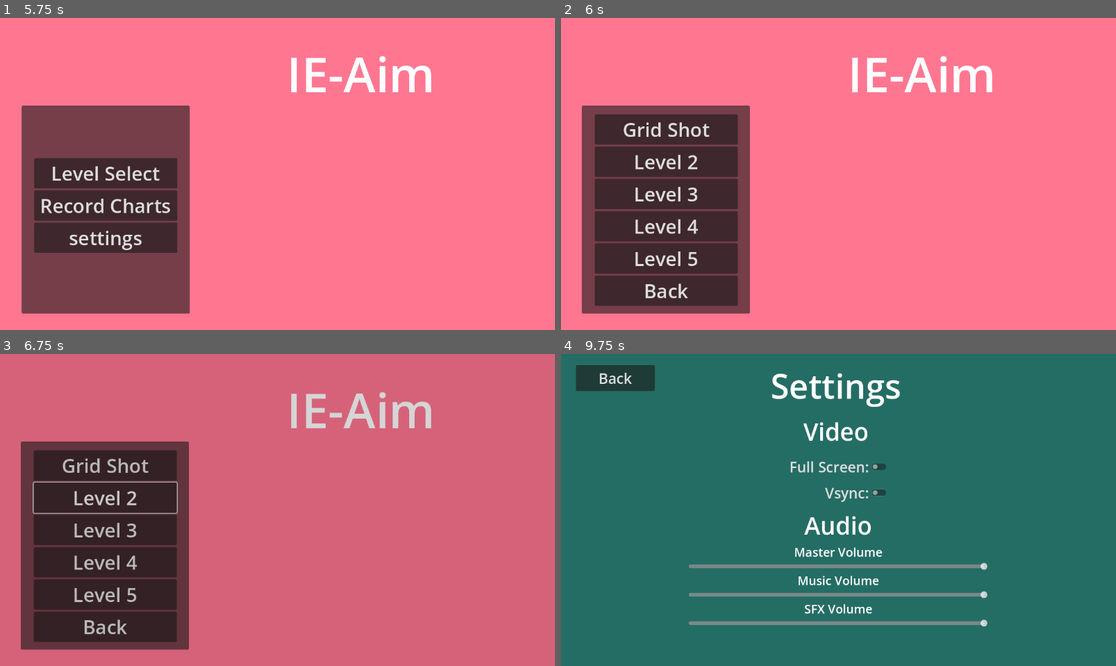
Above: before the commit, frames 1-4 (two rows, left to right).
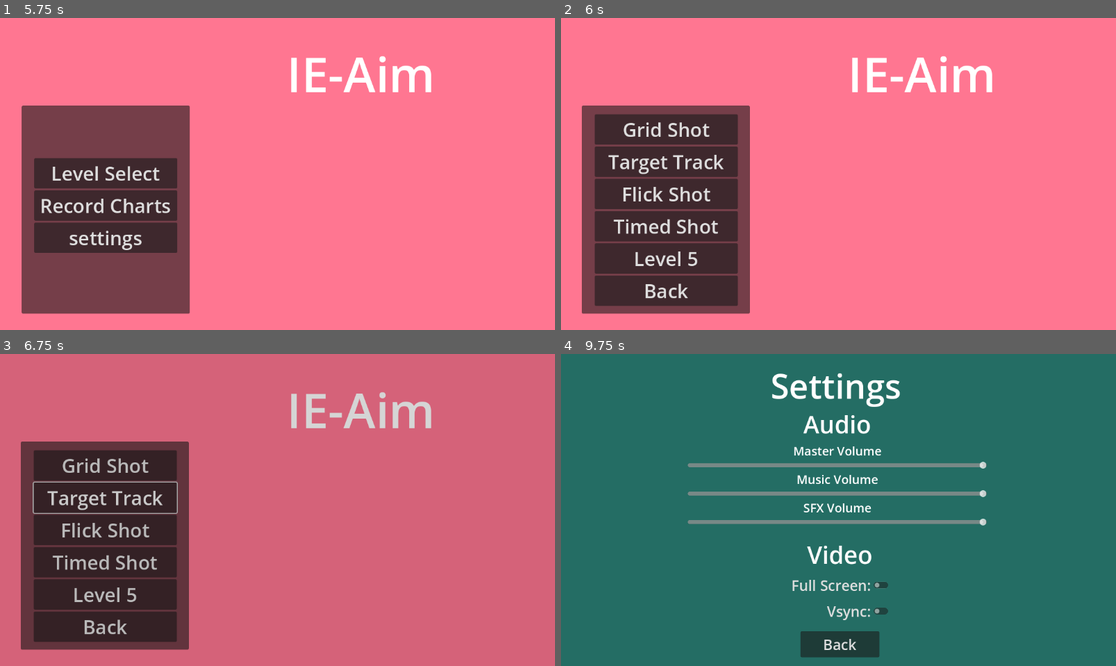
Above: after the commit, the same moments.

Repository: PureAsbestos/ie-aim
Game: Godot game, scene res://scenes/main.tscn
Two runs of this game, one before a commit and one after it. Both use one fixed random seed, a clock stepped at 60 frames per second and the inputs below.
Inputs (mouse positions are in pixels of both pictures, inside the frame that each line leads up to):
- Up to frame 1 (5.75 s): click "Record Charts" at 0.5 s; click "settings" at 1.25 s; move the mouse to (399, 158) at 2.02 s; tap Enter at 2.75 s; move the mouse to (166, 189) at 2.77 s; click "Back" at 3.5 s; move the mouse to (333, 105) at 4.27 s; click "Level Select" at 5 s
- Up to frame 2 (6 s): click "Level Select" at 5.75 s
- Up to frame 3 (6.75 s): click (105, 497) at 6.5 s, where only the run before the commit has a clickable "Level 2"
- Up to frame 4 (9.75 s): click (666, 497) at 7.25 s, where only the run after the commit has a clickable "Target Track"; move the mouse to (810, 572) at 8.02 s; move the mouse to (1005, 556) at 8.77 s; tap Escape (pause) at 9.4 s; click "Settings" at 9.5 s

Frame 1 is identical in both runs. In frame 2, 1.3% of the frame differs, in the area x 8-30%, y 43-70%; in frame 3, 1.3%; in frame 4, 9.1%, in the area x 2-77%, y 3-98%.

Commit message:
add small changes

Diff:
--- a/scenes/levels/level3.tscn
+++ b/scenes/levels/level3.tscn
@@ -21,8 +21,10 @@
 [node name="WorldEnvironment" type="WorldEnvironment" parent="."]
 environment = SubResource("Environment_v6n0q")
 
+[node name="Camera3D" type="Camera3D" parent="."]
+transform = Transform3D(1, 0, 0, 0, 1, 0, 0, 0, 1, 0, 0.888364, 0)
+current = true
+
 [node name="DirectionalLight3D" type="DirectionalLight3D" parent="."]
-transform = Transform3D(-0.866023, -0.433016, 0.250001, 0, 0.499998, 0.866027, -0.500003, 0.749999, -0.43301, 0, 0, 0)
+transform = Transform3D(0.999848, 0.0151142, -0.0087262, 0, 0.5, 0.866025, 0.0174524, -0.865894, 0.499924, 0, 3.69586, 0)
 shadow_enabled = true
-
-[node name="Camera3D" type="Camera3D" parent="."]
--- a/scenes/menus/achievements.tscn
+++ b/scenes/menus/charts.tscn
@@ -1,12 +1,12 @@
 [gd_scene load_steps=2 format=3 uid="uid://uhypuwevbn7a"]
 
-[ext_resource type="Script" path="res://scripts/achievements.gd" id="1_1lsws"]
+[ext_resource type="Script" path="res://scripts/charts.gd" id="1_dk4co"]
 
-[node name="achievements" type="Control"]
+[node name="charts" type="Control"]
 process_mode = 3
 layout_mode = 3
 anchors_preset = 0
-script = ExtResource("1_1lsws")
+script = ExtResource("1_dk4co")
 
 [node name="ColorRect" type="ColorRect" parent="."]
 layout_mode = 0
--- a/scenes/menus/pause.tscn
+++ b/scenes/menus/pause.tscn
@@ -1,7 +1,7 @@
 [gd_scene load_steps=4 format=3 uid="uid://c75ggam17ikbo"]
 
 [ext_resource type="Script" path="res://scripts/pause.gd" id="1_hp82j"]
-[ext_resource type="PackedScene" uid="uid://uhypuwevbn7a" path="res://scenes/menus/achievements.tscn" id="2_i0575"]
+[ext_resource type="PackedScene" uid="uid://uhypuwevbn7a" path="res://scenes/menus/charts.tscn" id="2_i0575"]
 [ext_resource type="PackedScene" uid="uid://cwfm6a0rfv30" path="res://scenes/menus/settings.tscn" id="3_u77qi"]
 
 [node name="p" type="Control"]
@@ -40,10 +40,11 @@
 theme_override_font_sizes/font_size = 25
 text = "Settings"
 
-[node name="achievements" type="Button" parent="VBoxContainer"]
+[node name="charts" type="Button" parent="VBoxContainer"]
 layout_mode = 2
 theme_override_font_sizes/font_size = 25
-text = "Achievements"
+text = "Charts
+"
 
 [node name="resetLevel" type="Button" parent="VBoxContainer"]
 layout_mode = 2
@@ -65,15 +66,16 @@
 theme_override_font_sizes/font_size = 25
 text = "Quit Game"
 
-[node name="achievements" parent="." instance=ExtResource("2_i0575")]
-visible = false
-
 [node name="settings" parent="." instance=ExtResource("3_u77qi")]
 visible = false
 mouse_filter = 2
 
+[node name="charts" parent="." instance=ExtResource("2_i0575")]
+visible = false
+
 [connection signal="pressed" from="VBoxContainer/settings" to="." method="_on_settings_button_pressed"]
-[connection signal="pressed" from="VBoxContainer/achievements" to="." method="_on_achievements_button_pressed"]
+[connection signal="pressed" from="VBoxContainer/charts" to="." method="_on_charts_button_pressed"]
 [connection signal="pressed" from="VBoxContainer/resetLevel" to="." method="_on_reset_level_pressed"]
 [connection signal="pressed" from="VBoxContainer/resume" to="." method="_on_resume_button_pressed"]
 [connection signal="pressed" from="VBoxContainer/mainMenu" to="." method="_on_main_menu_pressed"]
+[connection signal="pressed" from="VBoxContainer/quitGame" to="." method="_on_quit_game_pressed"]
--- a/scenes/menus/settings.tscn
+++ b/scenes/menus/settings.tscn
@@ -28,24 +28,23 @@
 horizontal_alignment = 1
 vertical_alignment = 1
 
-[node name="Label2" type="Label" parent="."]
-layout_mode = 0
-offset_left = 439.0
-offset_top = 125.0
-offset_right = 703.0
-offset_bottom = 197.0
+[node name="Video" type="VBoxContainer" parent="."]
+layout_mode = 2
+offset_left = 472.0
+offset_top = 382.0
+offset_right = 685.0
+offset_bottom = 562.0
+grow_horizontal = 2
+grow_vertical = 2
+metadata/_edit_group_ = true
+
+[node name="Label2" type="Label" parent="Video"]
+layout_mode = 2
 theme_override_font_sizes/font_size = 50
 text = "Video
 "
 horizontal_alignment = 1
 vertical_alignment = 1
-
-[node name="Video" type="VBoxContainer" parent="."]
-layout_mode = 0
-offset_left = 418.0
-offset_top = 209.0
-offset_right = 682.0
-offset_bottom = 382.0
 
 [node name="CheckButton" type="CheckButton" parent="Video"]
 layout_mode = 2
@@ -59,15 +58,15 @@
 theme_override_font_sizes/font_size = 30
 text = "Vsync:"
 alignment = 2
-icon_alignment = 2
 expand_icon = true
 
 [node name="Audio" type="VBoxContainer" parent="."]
 layout_mode = 0
-offset_left = 265.0
-offset_top = 321.0
-offset_right = 886.0
-offset_bottom = 703.0
+offset_left = 263.0
+offset_top = 111.0
+offset_right = 884.0
+offset_bottom = 385.0
+metadata/_edit_group_ = true
 
 [node name="Label2" type="Label" parent="Audio"]
 layout_mode = 2
@@ -110,10 +109,10 @@
 
 [node name="backButton" type="Button" parent="."]
 layout_mode = 0
-offset_left = 31.0
-offset_top = 23.0
-offset_right = 195.0
-offset_bottom = 77.0
+offset_left = 497.0
+offset_top = 576.0
+offset_right = 661.0
+offset_bottom = 630.0
 theme_override_font_sizes/font_size = 30
 text = "Back"
 
--- a/scenes/menus/title.tscn
+++ b/scenes/menus/title.tscn
@@ -44,7 +44,7 @@
 theme_override_font_sizes/font_size = 40
 text = "Level Select"
 
-[node name="Achievements" type="Button" parent="Panel/VBoxContainer"]
+[node name="charts" type="Button" parent="Panel/VBoxContainer"]
 layout_mode = 2
 theme_override_font_sizes/font_size = 40
 text = "Record Charts
@@ -75,20 +75,21 @@
 theme_override_font_sizes/font_size = 40
 text = "Grid Shot"
 
-[node name="level2" type="Button" parent="levelSelect/VBoxContainer"]
+[node name="targetTrack" type="Button" parent="levelSelect/VBoxContainer"]
 layout_mode = 2
 theme_override_font_sizes/font_size = 40
-text = "Level 2"
+text = "Target Track"
 
-[node name="Button3" type="Button" parent="levelSelect/VBoxContainer"]
+[node name="flickShot" type="Button" parent="levelSelect/VBoxContainer"]
 layout_mode = 2
 theme_override_font_sizes/font_size = 40
-text = "Level 3"
+text = "Flick Shot"
 
-[node name="Button4" type="Button" parent="levelSelect/VBoxContainer"]
+[node name="timedShot" type="Button" parent="levelSelect/VBoxContainer"]
 layout_mode = 2
 theme_override_font_sizes/font_size = 40
-text = "Level 4"
+text = "Timed Shot
+"
 
 [node name="Button5" type="Button" parent="levelSelect/VBoxContainer"]
 layout_mode = 2
@@ -104,8 +105,10 @@
 [node name="AudioStreamPlayer2D" type="AudioStreamPlayer2D" parent="."]
 
 [connection signal="pressed" from="Panel/VBoxContainer/levelSelect" to="." method="_on_level_select_pressed"]
-[connection signal="pressed" from="Panel/VBoxContainer/Achievements" to="." method="_on_achievements_pressed"]
+[connection signal="pressed" from="Panel/VBoxContainer/charts" to="." method="_on_charts_pressed"]
 [connection signal="pressed" from="Panel/VBoxContainer/settingButton" to="." method="_on_setting_button_pressed"]
 [connection signal="pressed" from="levelSelect/VBoxContainer/gridShot" to="." method="_on_grid_shot_pressed"]
-[connection signal="pressed" from="levelSelect/VBoxContainer/level2" to="." method="_on_level_2_pressed"]
+[connection signal="pressed" from="levelSelect/VBoxContainer/targetTrack" to="." method="_on_target_track_pressed"]
+[connection signal="pressed" from="levelSelect/VBoxContainer/flickShot" to="." method="_on_flick_shot_pressed"]
+[connection signal="pressed" from="levelSelect/VBoxContainer/timedShot" to="." method="_on_timed_shot_pressed"]
 [connection signal="pressed" from="levelSelect/VBoxContainer/backButton" to="." method="_on_back_button_pressed"]
--- a/scripts/MenuButtons.gd
+++ b/scripts/MenuButtons.gd
@@ -26,8 +26,8 @@
 func _on_settings_button_pressed():
 	emit_signal("scene_change", "settings", 0)
 
-func _on_achievements_button_pressed():
-	emit_signal("scene_change", "achievements", 0)
+func _on_charts_button_pressed():
+	emit_signal("scene_change", "charts", 0)
 
 # to disable ANY input (mouse) during scene transitions
 func inputHandle(handle: String):
--- a/scripts/Scenemanager.gd
+++ b/scripts/Scenemanager.gd
@@ -43,8 +43,8 @@
 			next_scene_name = "title"
 			MenuButtons.pmenuButton = false
 			#animation_name =
-		"achievements":
-			next_scene_name = "achievements"
+		"charts":
+			next_scene_name = "charts"
 			#animation_name =
 		_:
 			return
--- a/scripts/pause.gd
+++ b/scripts/pause.gd
@@ -9,7 +9,7 @@
 
 func _process(_delta):
 	if Input.is_action_just_pressed("pause") && !MenuButtons.disableKeyboard:
-		if $"settings".visible|| $achievements.visible:
+		if $"settings".visible|| $charts.visible:
 			pass
 		else:
 			if paused:
@@ -31,9 +31,9 @@
 	MenuButtons.pmenuButton = true
 	$settings.show()
 
-func _on_achievements_button_pressed():
+func _on_charts_button_pressed():
 	MenuButtons.pmenuButton = true
-	$achievements.show()
+	$charts.show()
 
 func _on_reset_level_pressed():
 	get_tree().paused = false
@@ -45,3 +45,6 @@
 func _on_main_menu_pressed():
 	get_tree().paused = false
 	MenuButtons._on_return_button_pressed()
+
+func _on_quit_game_pressed():
+	get_tree().quit()
--- a/scripts/title.gd
+++ b/scripts/title.gd
@@ -4,8 +4,8 @@
 	$Panel.hide()
 	$levelSelect.show()
 
-func _on_achievements_pressed():
-	MenuButtons._on_achievements_button_pressed()
+func _on_charts_pressed():
+	MenuButtons._on_charts_button_pressed()
 
 func _on_setting_button_pressed():
 	MenuButtons._on_settings_button_pressed()
@@ -17,5 +17,12 @@
 func _on_grid_shot_pressed():
 	MenuButtons._on_levelSelect_button_pressed(1)
 
-func _on_level_2_pressed():
+func _on_target_track_pressed():
 	MenuButtons._on_levelSelect_button_pressed(2)
+
+
+func _on_flick_shot_pressed():
+	MenuButtons._on_levelSelect_button_pressed(3)
+
+func _on_timed_shot_pressed():
+	MenuButtons._on_levelSelect_button_pressed(4)
Renamed: scripts/achievements.gd -> scripts/charts.gd
